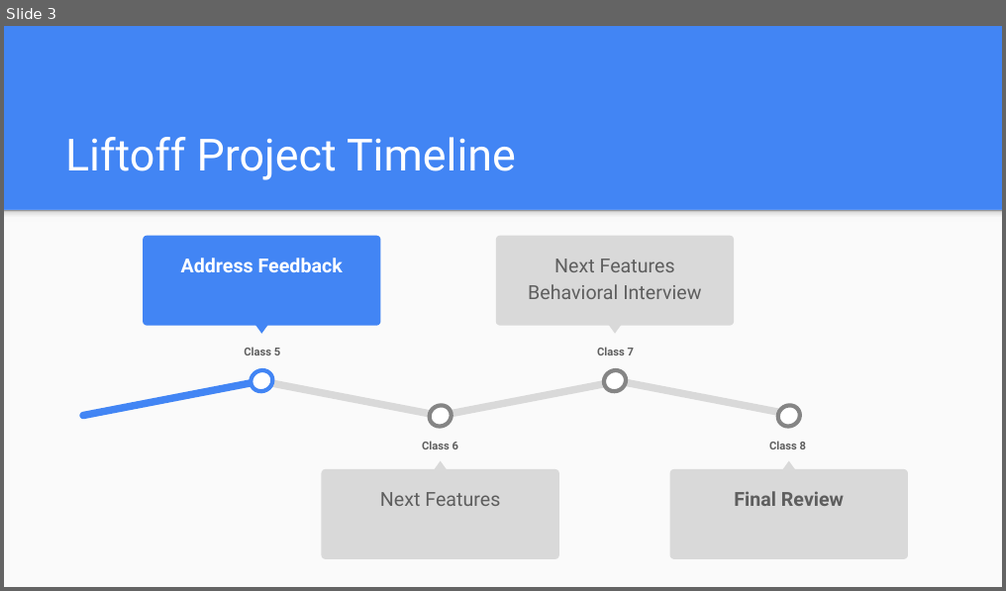
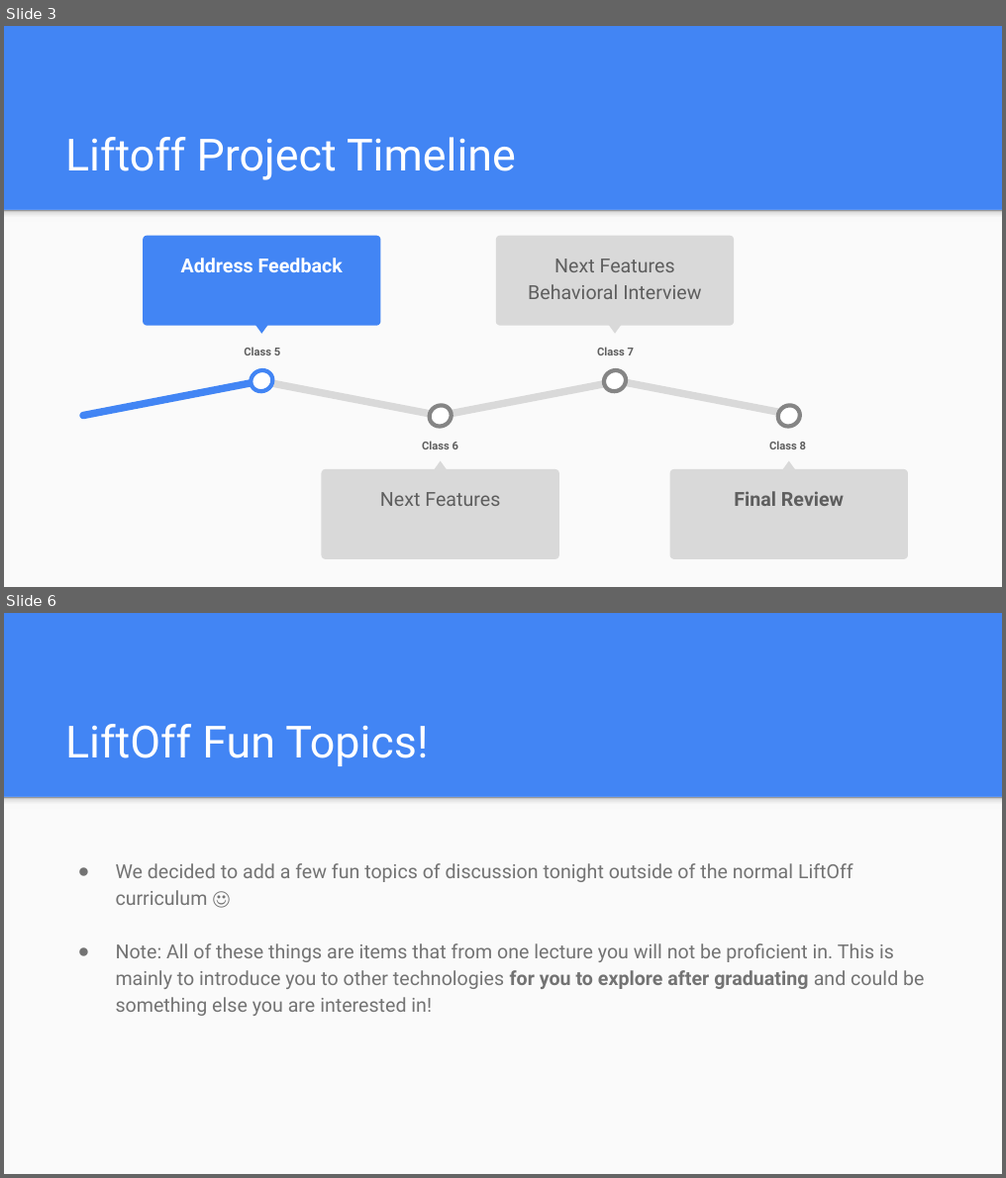
Before and after one commit to icon5585/liftoff-presentations, a slide deck: Class 5 Slides.pptx. Shown one above the other, each under a label of ours: slide 3 before the commit, slides 3 and 6 after it; the slides between them are not shown. The pictures are 1006x591 and 1006x1178 pixels, drawn with LibreOffice and Linux fonts; fonts in the diff are those of the drawing. Boxes give left, top, right and bottom in pixels: in the first picture for what was removed or moved away, otherwise in the second. Text is boxed around its words. In the diff, an @@ line names an element or a change of style, - is before the commit and + after.

```diff
--- a/Class 5 Slides.pptx
+++ b/Class 5 Slides.pptx
@@ slide 6 added at bbox=[4, 613, 1002, 1174], background #4285F4; not listed: 2 template elements that a slide beside it also shows @@
@@ title added at bbox=[65, 724, 428, 766], 32 pt, text #FFFFFF @@
+LiftOff Fun Topics!
@@ text added at bbox=[116, 863, 924, 1016], 14 pt, text #737373 @@
+● We decided to add a few fun topics of discussion tonight outside of the normal LiftOff curriculum ☺
+● Note: All of these things are items that from one lecture you will not be proficient in. This is mainly to introduce you to other technologies for you to explore after graduating and could be something else you are interested in!
```
Also in this commit, not shown: 2 slides changed, 12 other slides added, 4 slides removed.
